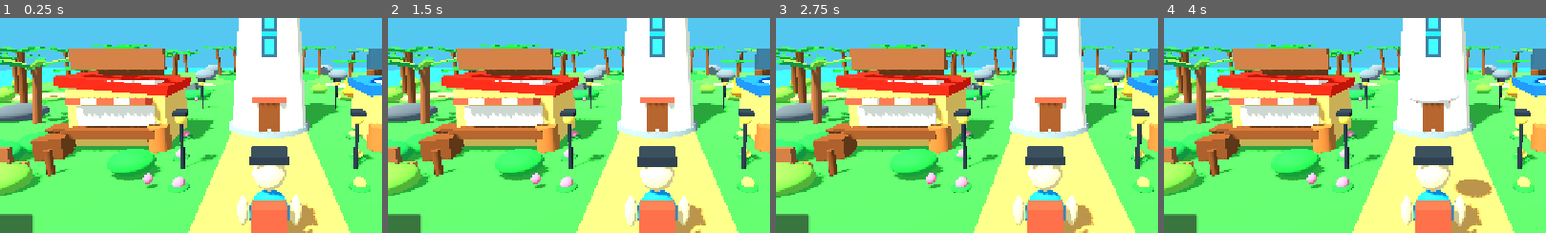
Above: before the commit, frames 1-4 (left to right).
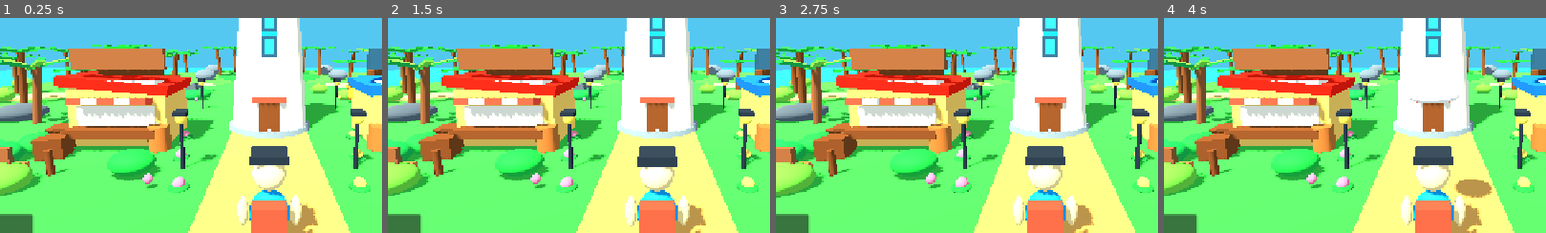
Above: after the commit, the same moments.

Repository: ksotik22/Catch-a-Mutant
Game: Godot game, scene res://scenes/main.tscn
Two runs of this game, one before a commit and one after it. Both use one fixed random seed, a clock stepped at 60 frames per second and the inputs below.
Inputs:
- Up to frame 1 (0.25 s): no input
- Up to frame 2 (1.5 s): click "↑" at 0.5 s; click "↓" at 1.25 s
- Up to frame 3 (2.75 s): click "←" at 2 s
- Up to frame 4 (4 s): click "→" at 2.75 s; click "СЕТЬ" at 3.5 s
The pictures show only the part of the screen within x 15-65%, y 32-82%; the shares and areas given below are measured in that part.

The runs differ from the first frame. In frame 1, 0.1% of the frame differs, in the area x 89-93%, y 28-40%; in frame 2, 0.2%; in frame 3, 0.2%, in the area x 90-94%, y 28-39%; in frame 4, 0.2%.
Error before the commit: Parse Error: Cannot infer the type of "flee_bonus" variable because the value doesn't have a set type. (res://scripts/creature.gd:154)

Commit message:
Fix flee bonus type inference in Godot

Diff:
--- a/scripts/creature.gd
+++ b/scripts/creature.gd
@@ -72,8 +72,8 @@
         zone_multiplier = 1
 
 func _roll_rarity() -> void:
-    var bonus := float(zone_multiplier - 1) * 5.0
-    var roll := randf() * 100.0 - bonus
+    var bonus: float = float(zone_multiplier - 1) * 5.0
+    var roll: float = randf() * 100.0 - bonus
     if roll < 1.0:
         rarity_name = "Мифический"
         rarity_multiplier = 15
@@ -99,7 +99,7 @@
     mutation_name = ""
     mutation_multiplier = 1
     mutation_color = Color.WHITE
-    var roll := randf() * 100.0
+    var roll: float = randf() * 100.0
     if roll < 2.0:
         mutation_name = "Электро"
         mutation_multiplier = 5
@@ -142,16 +142,16 @@
     if not is_on_floor():
         velocity += get_gravity() * delta
 
-    var fleeing := false
+    var fleeing: bool = false
     if player != null:
-        var distance_to_player := global_position.distance_to(player.global_position)
-        var notice_distance := 4.0 + float(rarity_multiplier) * 0.35
+        var distance_to_player: float = global_position.distance_to(player.global_position)
+        var notice_distance: float = 4.0 + float(rarity_multiplier) * 0.35
         if rarity_multiplier >= 2 and distance_to_player < notice_distance:
             fleeing = true
-            var away := player.global_position.direction_to(global_position)
+            var away: Vector3 = player.global_position.direction_to(global_position)
             away.y = 0.0
             away = away.normalized()
-            var flee_bonus := 1.25 + min(float(rarity_multiplier) * 0.06, 0.8)
+            var flee_bonus: float = 1.25 + minf(float(rarity_multiplier) * 0.06, 0.8)
             velocity.x = away.x * wander_speed * flee_bonus
             velocity.z = away.z * wander_speed * flee_bonus
             if away.length() > 0.1:
@@ -184,7 +184,7 @@
         return false
     caught = true
     var state = get_tree().current_scene.get_node_or_null("GameState")
-    var value := 10 * rarity_multiplier * mutation_multiplier * zone_multiplier
+    var value: int = 10 * rarity_multiplier * mutation_multiplier * zone_multiplier
     if state != null:
         state.add_catch(value)
     print("Пойман: ", creature_name, " [", rarity_name, "] ", mutation_name, " = ", value)
